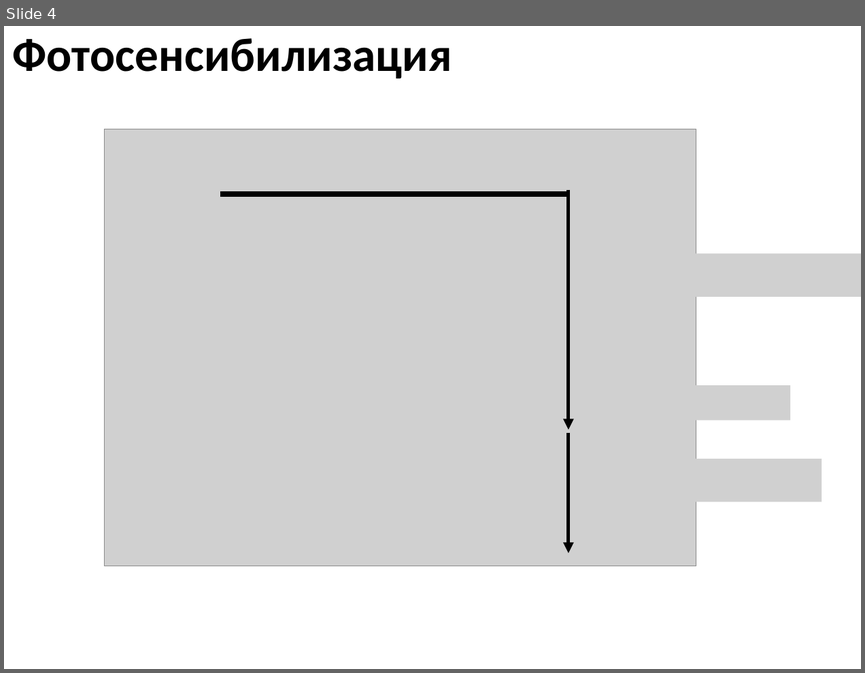
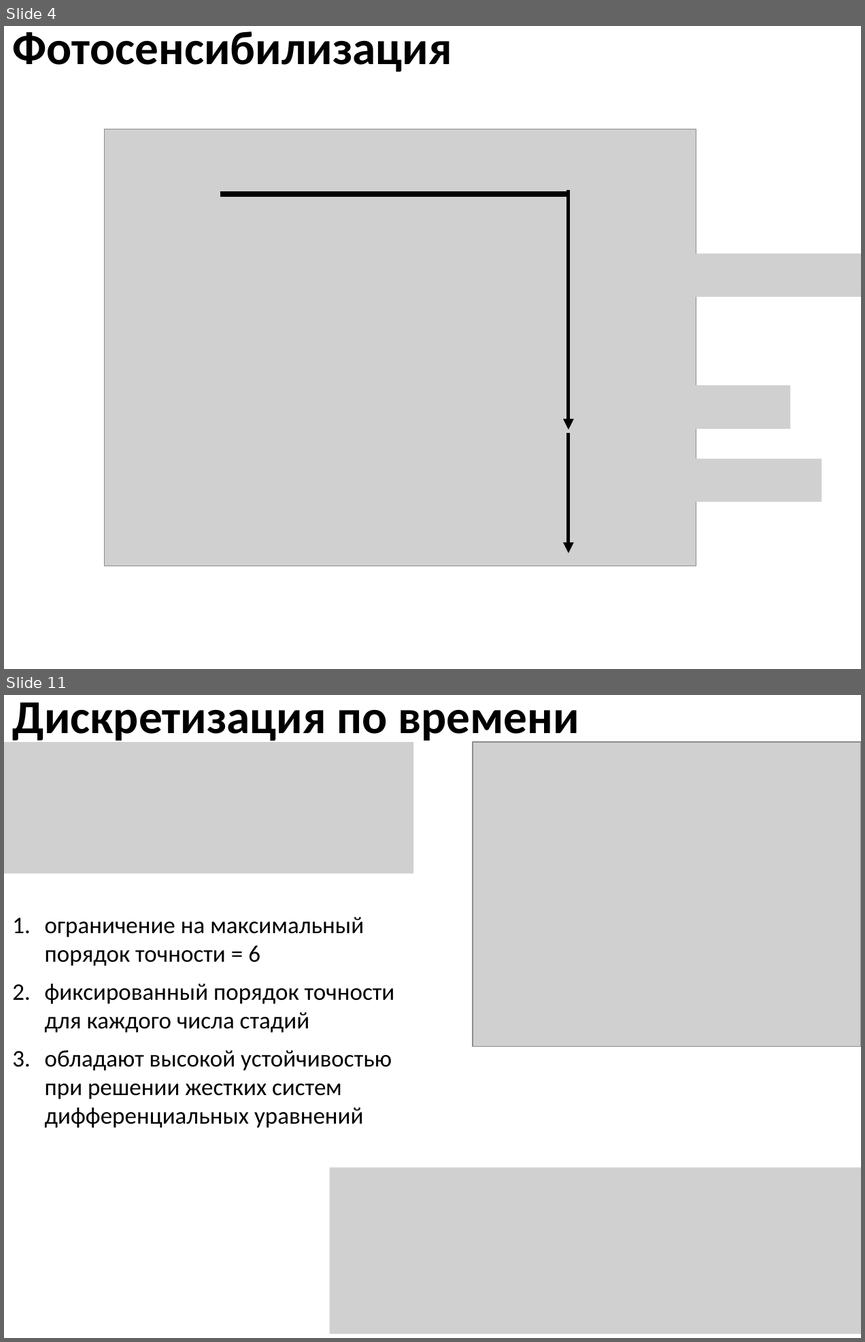
Before and after one commit to EnglishBeach/Course-work, a slide deck: Презентация.pptx. Shown one above the other, each under a label of ours: slide 4 before the commit, slides 4 and 11 after it; the slides between them are not shown. The pictures are 865x673 and 865x1342 pixels, drawn with LibreOffice and Linux fonts; fonts in the diff are those of the drawing; grey boxes stand for pictures. Boxes give left, top, right and bottom in pixels: in the first picture for what was removed or moved away, otherwise in the second. Text is boxed around its words. In the diff, an @@ line names an element or a change of style, - is before the commit and + after.

```diff
--- a/Презентация.pptx
+++ b/Презентация.pptx
@@ slide 11 added at box(4, 695, 861, 1338), background #FFFFFF @@
@@ title added at box(13, 702, 579, 745), 39.6 pt, text #000000, bold @@
+Дискретизация по времени
@@ picture added at box(4, 742, 413, 873) @@
@@ picture added at box(473, 742, 861, 1047) @@
@@ text added at box(45, 917, 395, 1127), 20 pt, text #000000 @@
+1. ограничение на максимальный порядок точности = 6
+2. фиксированный порядок точности для каждого числа стадий
+3. обладают высокой устойчивостью при решении жестких систем дифференциальных уравнений
@@ picture added at box(330, 1167, 861, 1334) @@
@@ slide 4 changed as well @@
@@ title "Фотосенсибилизация": place and size @@
-title "Фотосенсибилизация" at box(13, 38, 452, 79)
+title "Фотосенсибилизация" at box(13, 31, 452, 72)
@@ picture: place and size @@
-picture at box(647, 385, 791, 420)
+picture at box(647, 385, 791, 429)
```
Also in this commit, not shown: 2 other slides changed, 12 other slides added, 3 slides removed, 4 other files.
